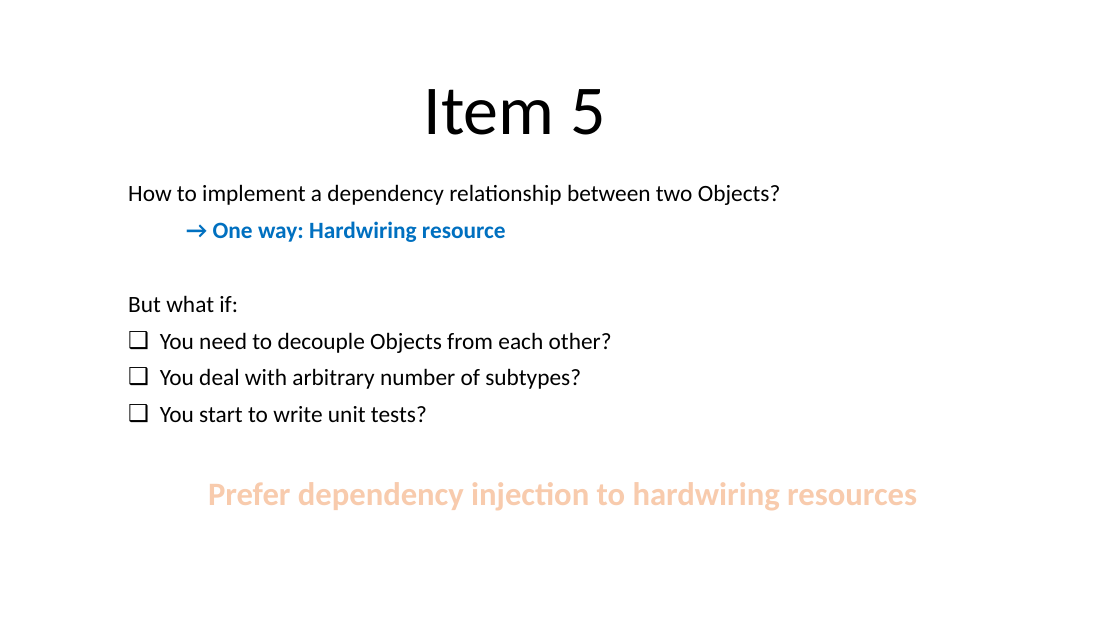
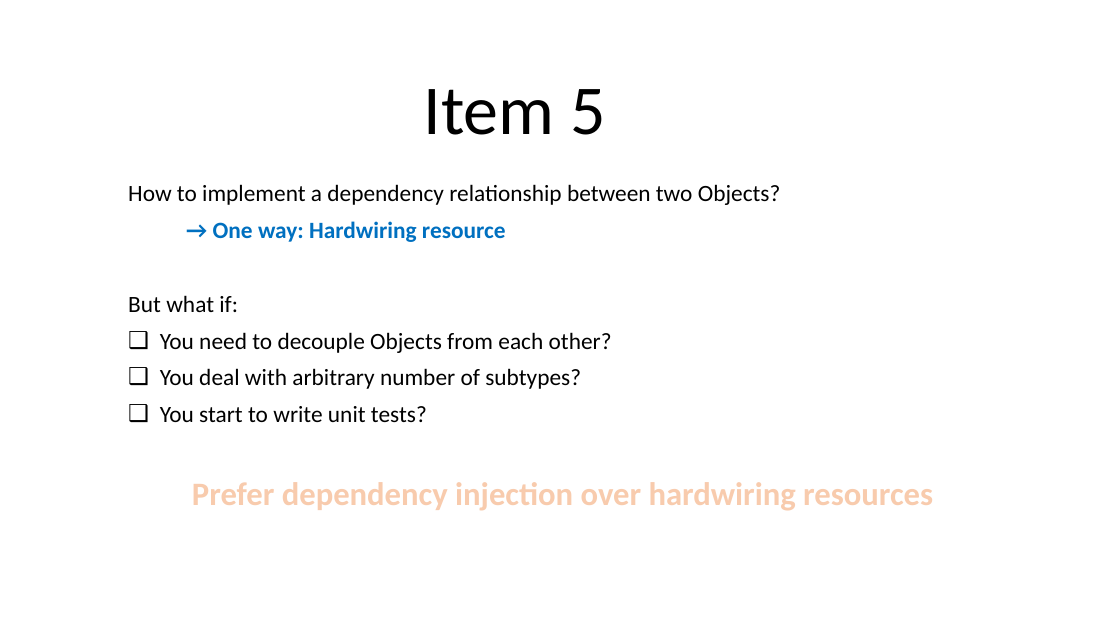
Before and after one commit to halaSEBBAH/effective-java-examples, a slide deck: slide 8 of effective-java.pptx (slide 6 before the commit). Drawn at 1120x630 pixels with LibreOffice and Linux fonts; fonts in the diff are those of the drawing. Boxes give left, top, right and bottom in pixels: in the first picture for what was removed or moved away, otherwise in the second. Text is boxed around its words. In the diff, an @@ line names an element or a change of style, - is before the commit and + after.

Commit message:
add Item 11 + some code changes

```diff
--- a/effective-java.pptx
+++ b/effective-java.pptx
@@ text at (192,482,933,511): text changed @@
-Prefer dependency injection to hardwiring resources
+Prefer dependency injection over hardwiring resources
```
Also in this commit, not shown: 2 other slides changed, 3 slides added, 10 other files.
